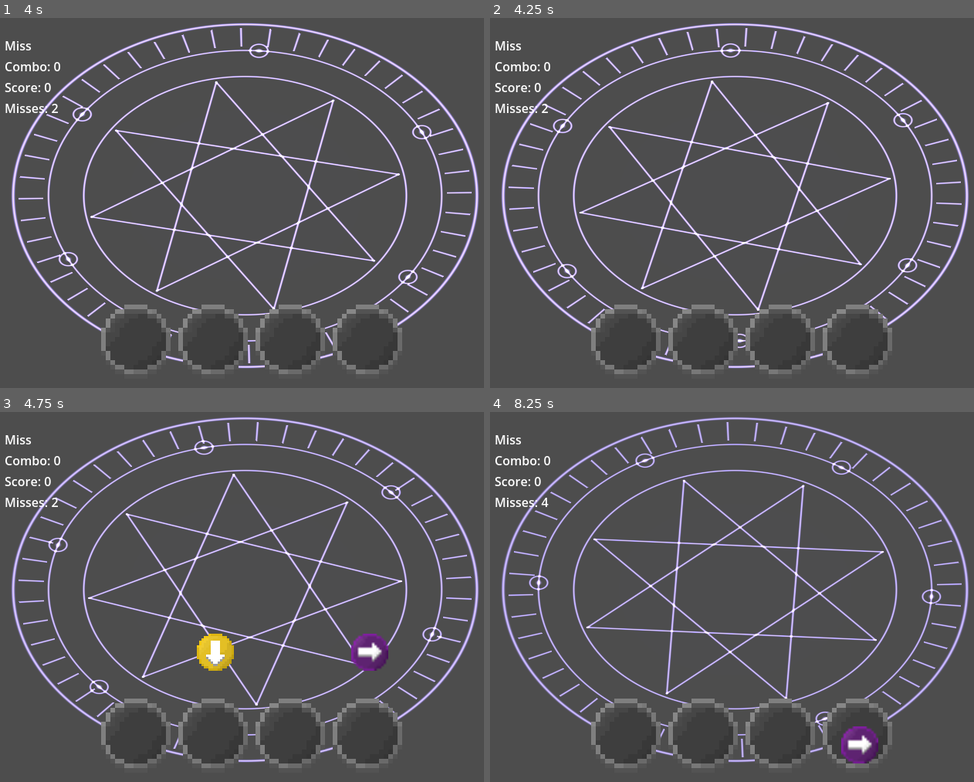
Above: before the commit, frames 1-4 (two rows, left to right).
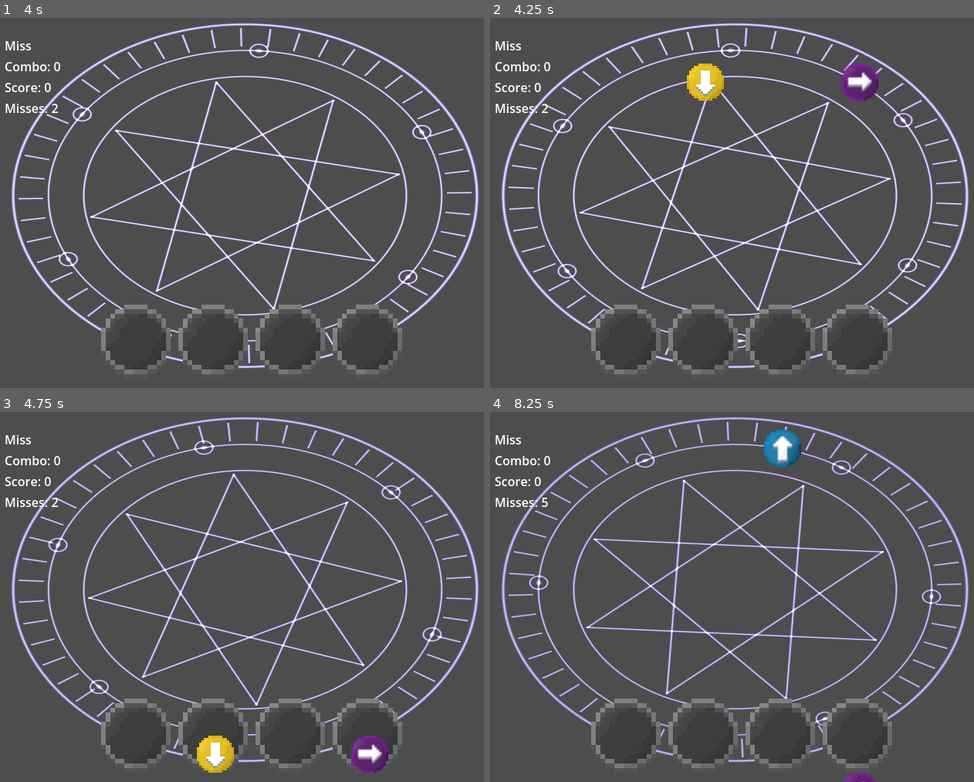
Above: after the commit, the same moments.

Repository: AngeliteApril/Haven-Rhythm-Game
Game: Godot game, scene res://main.tscn
The game is run twice, just before and just after one commit, with the same random seed, the same clock (stepped at 60 frames per second) and the same inputs. This scene is started directly instead of the project's main scene.
Inputs:
- Up to frame 1 (4 s): hold Right (ui_right) 0.53-1.28 s; hold Down (ui_down) 1.28-2.03 s; hold Right (ui_right) 2.03-2.78 s; hold Up (ui_up) 2.78-3.53 s; hold Left (ui_left) from 3.53 s (still down)
- Up to frame 2 (4.25 s): keep holding Left (ui_left)
- Up to frame 3 (4.75 s): keep holding Left (ui_left)
- Up to frame 4 (8.25 s): release Left (ui_left) at 5.03 s; hold Down (ui_down) 5.03-5.78 s; hold Right (ui_right) 5.78-6.53 s; hold Up (ui_up) 6.53-7.28 s; hold Right (ui_right) 7.28-8.03 s; hold Down (ui_down) from 8.03 s (still down)

Frame 1 is identical in both runs. In frame 2, 1.3% of the frame differs, in the area x 40-81%, y 12-23%; in frame 3, 2.5%, in the area x 40-81%, y 59-98%; in frame 4, 1.5%.

Commit message:
Song 1 Is Complete

Diff:
--- a/main.tscn
+++ b/main.tscn
@@ -18,8 +18,8 @@
 
 [sub_resource type="Animation" id="Animation_272bh"]
 resource_name = "song 1"
-length = 60.0
-step = 0.3
+length = 69.0
+step = 0.666
 tracks/0/type = "audio"
 tracks/0/imported = false
 tracks/0/enabled = true
@@ -42,45 +42,9 @@
 tracks/1/interp = 1
 tracks/1/loop_wrap = true
 tracks/1/keys = {
-"times": PackedFloat32Array(4.3333335, 11.857142, 23.333334, 33.666668, 35.666668, 37, 39, 39.666668, 41, 42.666668, 43.333332, 44.666668, 46.333332, 48, 49, 51.333332, 52.666668, 53.333332, 54.666668, 55.666668, 56.333332, 58),
-"transitions": PackedFloat32Array(1, 1, 1, 1, 1, 1, 1, 1, 1, 1, 1, 1, 1, 1, 1, 1, 1, 1, 1, 1, 1, 1),
+"times": PackedFloat32Array(4.142857, 11.8, 23.1, 35.7, 37.1, 39.6, 41, 42.6, 44.8, 56.6),
+"transitions": PackedFloat32Array(1, 1, 1, 1, 1, 1, 1, 1, 1, 1),
 "values": [{
-"args": [],
-"method": &"make_arrow"
-}, {
-"args": [],
-"method": &"make_arrow"
-}, {
-"args": [],
-"method": &"make_arrow"
-}, {
-"args": [],
-"method": &"make_arrow"
-}, {
-"args": [],
-"method": &"make_arrow"
-}, {
-"args": [],
-"method": &"make_arrow"
-}, {
-"args": [],
-"method": &"make_arrow"
-}, {
-"args": [],
-"method": &"make_arrow"
-}, {
-"args": [],
-"method": &"make_arrow"
-}, {
-"args": [],
-"method": &"make_arrow"
-}, {
-"args": [],
-"method": &"make_arrow"
-}, {
-"args": [],
-"method": &"make_arrow"
-}, {
 "args": [],
 "method": &"make_arrow"
 }, {
@@ -119,57 +83,9 @@
 tracks/2/interp = 1
 tracks/2/loop_wrap = true
 tracks/2/keys = {
-"times": PackedFloat32Array(0.33333334, 8.333333, 23, 24.333334, 32.666668, 34.333332, 35.333332, 36, 37.666668, 38.333332, 39.666668, 40.666668, 42, 43, 44, 45, 45.666668, 47, 48.333332, 49.666668, 50.666668, 51.666668, 53, 54.333332, 56, 57, 58.666668),
-"transitions": PackedFloat32Array(1, 1, 1, 1, 1, 1, 1, 1, 1, 1, 1, 1, 1, 1, 1, 1, 1, 1, 1, 1, 1, 1, 1, 1, 1, 1, 1),
+"times": PackedFloat32Array(0.33333334, 8.2, 23.9, 32.5, 37.8, 38.8, 39.6, 41.9, 51.8, 54.7, 57.3),
+"transitions": PackedFloat32Array(1, 1, 1, 1, 1, 1, 1, 1, 1, 1, 1),
 "values": [{
-"args": [],
-"method": &"make_arrow"
-}, {
-"args": [],
-"method": &"make_arrow"
-}, {
-"args": [],
-"method": &"make_arrow"
-}, {
-"args": [],
-"method": &"make_arrow"
-}, {
-"args": [],
-"method": &"make_arrow"
-}, {
-"args": [],
-"method": &"make_arrow"
-}, {
-"args": [],
-"method": &"make_arrow"
-}, {
-"args": [],
-"method": &"make_arrow"
-}, {
-"args": [],
-"method": &"make_arrow"
-}, {
-"args": [],
-"method": &"make_arrow"
-}, {
-"args": [],
-"method": &"make_arrow"
-}, {
-"args": [],
-"method": &"make_arrow"
-}, {
-"args": [],
-"method": &"make_arrow"
-}, {
-"args": [],
-"method": &"make_arrow"
-}, {
-"args": [],
-"method": &"make_arrow"
-}, {
-"args": [],
-"method": &"make_arrow"
-}, {
 "args": [],
 "method": &"make_arrow"
 }, {
@@ -211,57 +127,9 @@
 tracks/3/interp = 1
 tracks/3/loop_wrap = true
 tracks/3/keys = {
-"times": PackedFloat32Array(4.3333335, 7.6666665, 11.857142, 15, 16, 19.333334, 22.666666, 24, 33, 34, 35, 36.666668, 38, 39.333332, 40, 41.666668, 42.666668, 44.333332, 45.333332, 46, 47.666668, 48.333332, 49.333332, 50, 51, 52, 54, 55, 57.333332, 58.333332),
-"transitions": PackedFloat32Array(1, 1, 1, 1, 1, 1, 1, 1, 1, 1, 1, 1, 1, 1, 1, 1, 1, 1, 1, 1, 1, 1, 1, 1, 1, 1, 1, 1, 1, 1),
+"times": PackedFloat32Array(4.142857, 7.571429, 11.8, 14.9, 16, 19.4, 22.7, 23.9, 33.9, 34.9, 42.6, 45.5, 51, 58.3),
+"transitions": PackedFloat32Array(1, 1, 1, 1, 1, 1, 1, 1, 1, 1, 1, 1, 1, 1),
 "values": [{
-"args": [],
-"method": &"make_arrow"
-}, {
-"args": [],
-"method": &"make_arrow"
-}, {
-"args": [],
-"method": &"make_arrow"
-}, {
-"args": [],
-"method": &"make_arrow"
-}, {
-"args": [],
-"method": &"make_arrow"
-}, {
-"args": [],
-"method": &"make_arrow"
-}, {
-"args": [],
-"method": &"make_arrow"
-}, {
-"args": [],
-"method": &"make_arrow"
-}, {
-"args": [],
-"method": &"make_arrow"
-}, {
-"args": [],
-"method": &"make_arrow"
-}, {
-"args": [],
-"method": &"make_arrow"
-}, {
-"args": [],
-"method": &"make_arrow"
-}, {
-"args": [],
-"method": &"make_arrow"
-}, {
-"args": [],
-"method": &"make_arrow"
-}, {
-"args": [],
-"method": &"make_arrow"
-}, {
-"args": [],
-"method": &"make_arrow"
-}, {
 "args": [],
 "method": &"make_arrow"
 }, {
@@ -312,63 +180,9 @@
 tracks/4/interp = 1
 tracks/4/loop_wrap = true
 tracks/4/keys = {
-"times": PackedFloat32Array(0.33333337, 23.666666, 24.333334, 33.333332, 34.666668, 36.333332, 37.333332, 38.666668, 40.333332, 41.333332, 42.333332, 43.666668, 45, 46.666668, 47.333332, 48.666668, 50.333332, 52.333332, 53.666668, 55.333332, 56.666668, 57.666668),
-"transitions": PackedFloat32Array(1, 1, 1, 1, 1, 1, 1, 1, 1, 1, 1, 1, 1, 1, 1, 1, 1, 1, 1, 1, 1, 1),
+"times": PackedFloat32Array(0.33333337, 36.4, 40.4, 48.666668),
+"transitions": PackedFloat32Array(1, 1, 1, 1),
 "values": [{
-"args": [],
-"method": &"make_arrow"
-}, {
-"args": [],
-"method": &"make_arrow"
-}, {
-"args": [],
-"method": &"make_arrow"
-}, {
-"args": [],
-"method": &"make_arrow"
-}, {
-"args": [],
-"method": &"make_arrow"
-}, {
-"args": [],
-"method": &"make_arrow"
-}, {
-"args": [],
-"method": &"make_arrow"
-}, {
-"args": [],
-"method": &"make_arrow"
-}, {
-"args": [],
-"method": &"make_arrow"
-}, {
-"args": [],
-"method": &"make_arrow"
-}, {
-"args": [],
-"method": &"make_arrow"
-}, {
-"args": [],
-"method": &"make_arrow"
-}, {
-"args": [],
-"method": &"make_arrow"
-}, {
-"args": [],
-"method": &"make_arrow"
-}, {
-"args": [],
-"method": &"make_arrow"
-}, {
-"args": [],
-"method": &"make_arrow"
-}, {
-"args": [],
-"method": &"make_arrow"
-}, {
-"args": [],
-"method": &"make_arrow"
-}, {
 "args": [],
 "method": &"make_arrow"
 }, {
